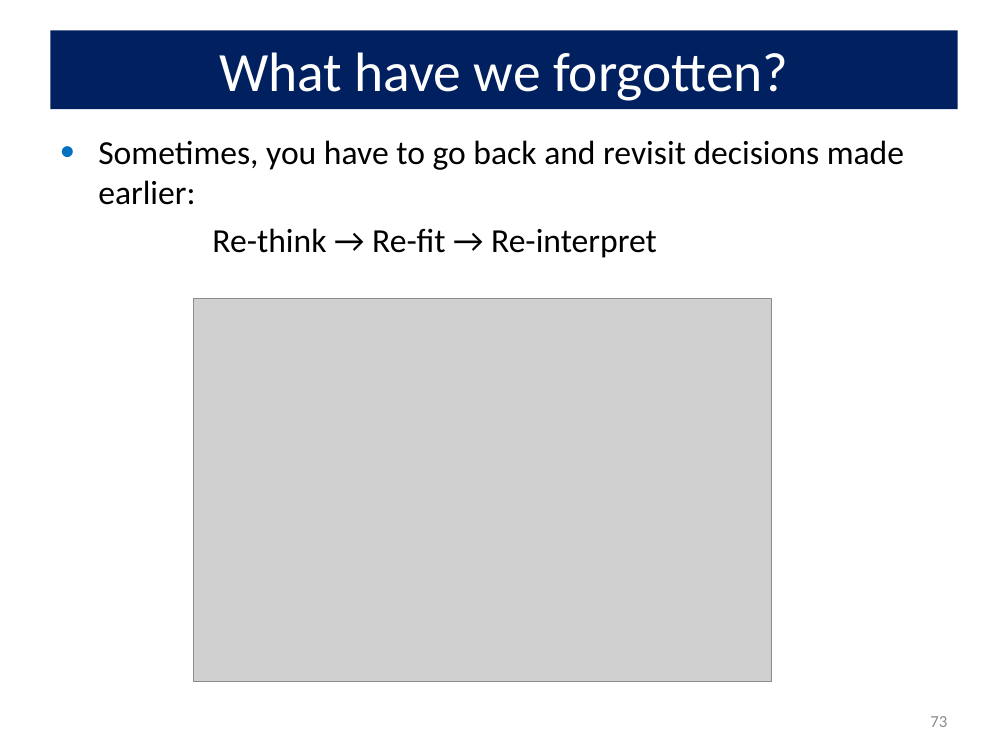
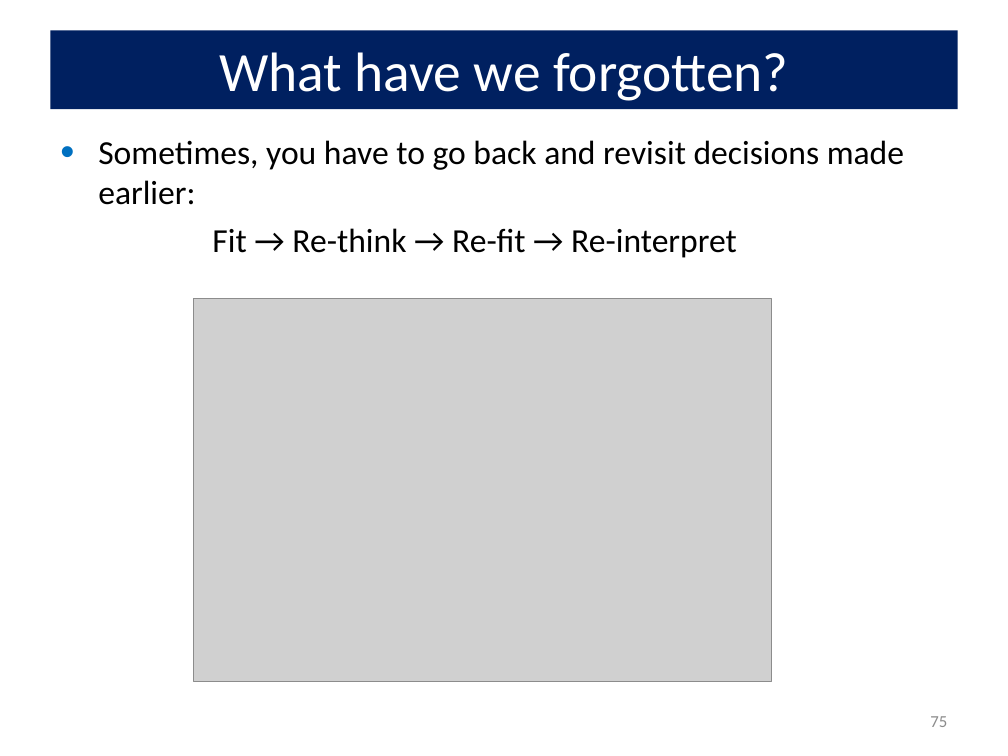
Before and after one commit to friendly/psy6136, a slide deck: slide 75 of docs/lectures/09-CountData.pptx (slide 73 before the commit). Drawn at 1008x756 pixels with LibreOffice and Linux fonts; fonts in the diff are those of the drawing; grey boxes stand for pictures. Boxes give left, top, right and bottom in pixels: in the first picture for what was removed or moved away, otherwise in the second. Text is boxed around its words. In the diff, an @@ line names an element or a change of style, - is before the commit and + after.

```diff
--- a/docs/lectures/09-CountData.pptx
+++ b/docs/lectures/09-CountData.pptx
@@ text at [212,228,737,258]: text changed @@
-Re-think → Re-fit → Re-interpret
+Fit → Re-think → Re-fit → Re-interpret
@@ page number at [930,716,947,727]: text changed @@
-73
+75
```
Also in this commit, not shown: 21 other slides changed, 3 slides added, 1 slide removed, 11 other files.
